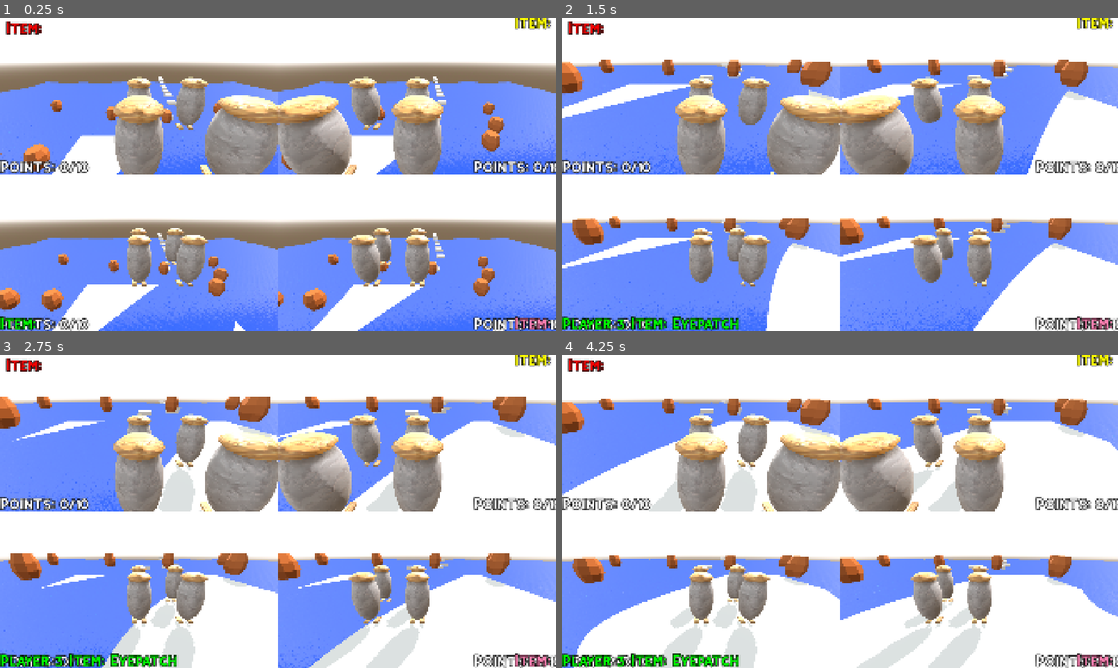
Above: before the commit, frames 1-4 (two rows, left to right).
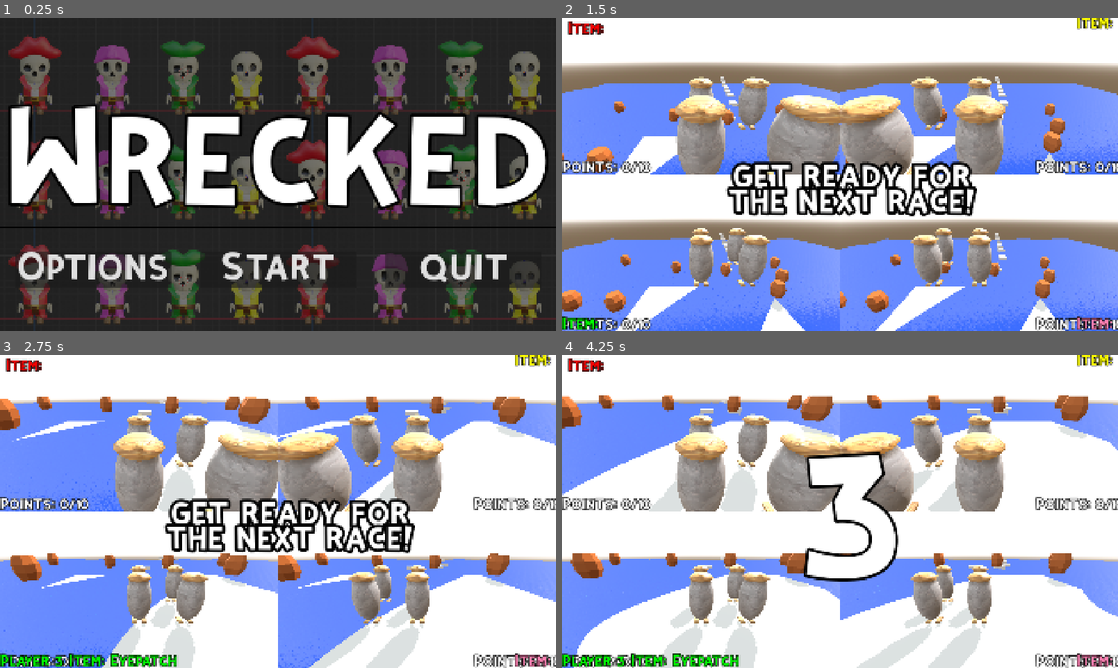
Above: after the commit, the same moments.

Repository: SofiaTilde/wrecked-DH2650-spel-project
Game: Godot game, scene res://MainMenu.tscn
The game is run twice, just before and just after one commit, with the same random seed, the same clock (stepped at 60 frames per second) and the same inputs. Before the commit the project starts from res://node_3d.tscn.
Inputs (mouse positions are in pixels of both pictures, inside the frame that each line leads up to):
- Up to frame 1 (0.25 s): no input
- Up to frame 2 (1.5 s): click (656, 268) at 0.5 s, where only the run after the commit has a clickable "Options"; click (840, 268) at 1.25 s, where only the run after the commit has a clickable "Start"
- Up to frame 3 (2.75 s): move the mouse to (305, 511) at 2.02 s
- Up to frame 4 (4.25 s): move the mouse to (812, 511) at 2.77 s; move the mouse to (851, 505) at 3.52 s

The runs differ from the first frame. In frame 1, 94% of the frame differs, in the area x 0-100%, y 0-100%; in frame 2, 36%; in frame 3, 5.5%; in frame 4, 5.3%.

Commit message:
Simple Main Menu

Diff:
--- a/wrecked/MainMenu.tscn
+++ b/wrecked/MainMenu.tscn
@@ -1,6 +1,15 @@
-[gd_scene load_steps=2 format=3 uid="uid://5iynkps6new0"]
+[gd_scene load_steps=6 format=3 uid="uid://5iynkps6new0"]
 
 [ext_resource type="Script" uid="uid://dywce6dja077o" path="res://main_menu.gd" id="1_i26rj"]
+[ext_resource type="LabelSettings" uid="uid://b32jxxg8k3j45" path="res://custom.tres" id="2_eiy7p"]
+[ext_resource type="FontFile" uid="uid://decj3qo5pg26d" path="res://kirifont/KiriFont.otf" id="3_qoqlk"]
+[ext_resource type="Texture2D" uid="uid://xj8bbvy7gl54" path="res://materials/mainMenu.png" id="4_iwfq2"]
+
+[sub_resource type="StyleBoxTexture" id="StyleBoxTexture_7r1g0"]
+texture = ExtResource("4_iwfq2")
+axis_stretch_horizontal = 2
+axis_stretch_vertical = 2
+modulate_color = Color(0.560955, 0.560955, 0.560955, 1)
 
 [node name="MainMenu" type="Node"]
 script = ExtResource("1_i26rj")
@@ -8,26 +17,77 @@
 [node name="CanvasLayer" type="CanvasLayer" parent="."]
 
 [node name="VBoxContainer" type="VBoxContainer" parent="CanvasLayer"]
-anchors_preset = 8
-anchor_left = 0.5
-anchor_top = 0.5
-anchor_right = 0.5
-anchor_bottom = 0.5
-offset_left = -20.0
-offset_top = -32.5
-offset_right = 20.0
-offset_bottom = 32.5
+custom_minimum_size = Vector2(300, 300)
+anchors_preset = 15
+anchor_right = 1.0
+anchor_bottom = 1.0
 grow_horizontal = 2
 grow_vertical = 2
 
-[node name="GameTitle" type="Label" parent="CanvasLayer/VBoxContainer"]
+[node name="MarginContainer2" type="MarginContainer" parent="CanvasLayer/VBoxContainer"]
 layout_mode = 2
+size_flags_vertical = 3
+theme_override_constants/margin_top = 350
 
-[node name="StartGame" type="Button" parent="CanvasLayer/VBoxContainer"]
+[node name="GameTitle" type="Label" parent="CanvasLayer/VBoxContainer/MarginContainer2"]
 layout_mode = 2
+size_flags_vertical = 6
+text = "Wrecked"
+label_settings = ExtResource("2_eiy7p")
+horizontal_alignment = 1
+vertical_alignment = 1
 
-[node name="Options" type="Button" parent="CanvasLayer/VBoxContainer"]
+[node name="MarginContainer" type="MarginContainer" parent="CanvasLayer/VBoxContainer"]
 layout_mode = 2
+size_flags_vertical = 3
+theme_override_constants/margin_left = 50
+theme_override_constants/margin_top = 100
+theme_override_constants/margin_right = 50
+theme_override_constants/margin_bottom = 150
 
-[node name="Quit" type="Button" parent="CanvasLayer/VBoxContainer"]
+[node name="HBoxContainer" type="HBoxContainer" parent="CanvasLayer/VBoxContainer/MarginContainer"]
 layout_mode = 2
+theme_override_constants/separation = 100
+
+[node name="Options" type="Button" parent="CanvasLayer/VBoxContainer/MarginContainer/HBoxContainer"]
+layout_mode = 2
+size_flags_horizontal = 3
+size_flags_vertical = 3
+theme_override_fonts/font = ExtResource("3_qoqlk")
+theme_override_font_sizes/font_size = 100
+text = "Options"
+
+[node name="StartGame" type="Button" parent="CanvasLayer/VBoxContainer/MarginContainer/HBoxContainer"]
+layout_mode = 2
+size_flags_horizontal = 3
+size_flags_vertical = 3
+theme_override_fonts/font = ExtResource("3_qoqlk")
+theme_override_font_sizes/font_size = 100
+text = "Start"
+
+[node name="Quit" type="Button" parent="CanvasLayer/VBoxContainer/MarginContainer/HBoxContainer"]
+layout_mode = 2
+size_flags_horizontal = 3
+size_flags_vertical = 3
+theme_override_fonts/font = ExtResource("3_qoqlk")
+theme_override_font_sizes/font_size = 100
+text = "quit"
+
+[node name="TextureRect" type="TextureRect" parent="."]
+anchors_preset = 15
+anchor_right = 1.0
+anchor_bottom = 1.0
+grow_horizontal = 2
+grow_vertical = 2
+
+[node name="Panel" type="Panel" parent="."]
+anchors_preset = 15
+anchor_right = 1.0
+anchor_bottom = 1.0
+grow_horizontal = 2
+grow_vertical = 2
+theme_override_styles/panel = SubResource("StyleBoxTexture_7r1g0")
+
+[connection signal="button_down" from="CanvasLayer/VBoxContainer/MarginContainer/HBoxContainer/Options" to="." method="options"]
+[connection signal="button_down" from="CanvasLayer/VBoxContainer/MarginContainer/HBoxContainer/StartGame" to="." method="start_game"]
+[connection signal="button_down" from="CanvasLayer/VBoxContainer/MarginContainer/HBoxContainer/Quit" to="." method="quit_game"]
--- a/wrecked/custom.tres
+++ b/wrecked/custom.tres
@@ -4,6 +4,6 @@
 
 [resource]
 font = ExtResource("1_pwtt3")
-font_size = 400
+font_size = 350
 outline_size = 40
 outline_color = Color(0, 0, 0, 1)
--- a/wrecked/game_manager.gd
+++ b/wrecked/game_manager.gd
@@ -27,6 +27,7 @@
 var state: GameState = GameState.GET_READY #first state
 var countDownLen: int = 5
 var gameSet = false
+var starting = true
 
 # Called when the node enters the scene tree for the first time.
 func _ready() -> void:
@@ -43,6 +44,7 @@
 	player2.player_data= yellow
 	player3.player_data = green
 	player4.player_data = pink
+	#update_label(label2,"GET READY FOR\nTHE NEXT RACE!", Color.WHITE,80)
 
 	get_ready()
 
@@ -50,8 +52,10 @@
 	state = GameState.GET_READY
 	print("GET READY")
 
-	update_label("GET READY FOR\nTHE NEXT RACE!", Color.WHITE,80)
+	update_label(label,"GET READY FOR\nTHE NEXT RACE!", Color.WHITE,80)
 	#label.text="YOLO"
+	if(starting):
+		update_label(label2,"GET READY FOR\nTHE NEXT RACE!", Color.WHITE,80)
 
 	Goal.placement=1
 	for p in players:
@@ -70,9 +74,10 @@
 	print("COUNTIN")
 
 	for i in range(3,0,-1):
-		update_label("%s" % i, Color.WHITE, 500)
+		update_label(label,"%s" % i, Color.WHITE, 500)
+		if(starting):
+			update_label(label2,"%s" % i, Color.WHITE, 500)
 		await get_tree().create_timer(1).timeout
-
 	start_race()
 
 
@@ -84,8 +89,13 @@
 	player2.get_node("PointsLabel").text= " "
 	player3.get_node("PointsLabel").text= " "
 	player4.get_node("PointsLabel").text= " "
-	update_label("WRECKED!!", Color.WHITE, 300)
+	update_label(label,"WRECKED!", Color.WHITE, 300)
+	if(starting):
+			update_label(label2,"WRECKED!", Color.WHITE, 300)
+	starting=false
 	await get_tree().create_timer(1.).timeout
+	starting=false
+	clear_label(label2)
 	clear_label(label)
 
 	print("new race-stage!")
@@ -107,9 +117,9 @@
 func start_count_down():
 	state=GameState.COUNTDOWN
 	print("COUNTDOWN")
-	update_label(" ", Color.RED, 500)
+	update_label(label," ", Color.RED, 500)
 	for i in range(5,0,-1):
-		#update_label("%s" % i, Color.RED*(i/countDownLen), 500)
+		#update_label(label,"%s" % i, Color.RED*(i/countDownLen), 500)
 		label.text="%s" % i
 		#label.label_settings.outline_color=Color.BLUE*(i/countDownLen)
 		await get_tree().create_timer(1).timeout
@@ -124,7 +134,7 @@
 	state=GameState.RACEOVER
 	print("RACE OVER")
 
-	update_label("GAME OVER", Color(1/3, 0, 0), 200)
+	update_label(label,"GAME OVER", Color(1/3, 0, 0), 200)
 	label.label_settings.outline_color = Color(0,0,0)
 	await get_tree().create_timer(3).timeout
 
@@ -136,10 +146,9 @@
 	state=GameState.GAMEOVER
 	print("GAME OVER")
 
-	update_label("Pirate %s" % players[0].player_data.name + " totally ",players[0].player_data.color*0.5+Color(0,0,0,1), 100 ,Vector2(0,-190))
-	label2.text="WRECKED IT!"
-	label2.modulate = players[0].player_data.color
-	label2.position=Vector2(0,80)
+	update_label(label,"Pirate %s" % players[0].player_data.name + " totally ",players[0].player_data.color*0.5+Color(0,0,0,1), 100 ,Vector2(0,-250))
+	update_label(label2,"WRECKED IT!!",players[0].player_data.color, 300 ,Vector2(0,90))
+
 
 	# Reset points
 	Goal.placement=1 #reset placements
@@ -147,13 +156,14 @@
 			p.player_data.points=0
 	gameSet=false
 	await get_tree().create_timer(5).timeout
+	label2.label_settings.outline_color = Color(0,0,0)
 	clear_label(label2)
 
 	get_ready()
 
 # === UTILITY ===
 
-func update_label(text: String, color: Color, size: float=200,offset:  Vector2=Vector2(0,0)):
+func update_label(label : Label,text: String, color: Color, size: float=200,offset:  Vector2=Vector2(0,0)):
 	if label:
 		label.text = text
 		label.modulate = color
--- a/wrecked/main_menu.gd
+++ b/wrecked/main_menu.gd
@@ -1,11 +1,10 @@
-extends Control
+extends Node
 
 func _ready():
-	$CanvasLayer/VBoxContainer/Button.pressed.connect(start_game)
-	$CanvasLayer/VBoxContainer/Button2.pressed.connect(quit_game)
+	pass
 
 func start_game():
-	get_tree().change_scene_to_file("res://level.tscn")  # Or wherever your GameManager scene lives
+	get_tree().change_scene_to_file("res://node_3d.tscn")  # Or wherever your GameManager scene lives
 
 func options():
 	#Options stuff
--- a/wrecked/node_3d.tscn
+++ b/wrecked/node_3d.tscn
@@ -1,7 +1,8 @@
-[gd_scene load_steps=18 format=3 uid="uid://3f7k8dolqfhh"]
+[gd_scene load_steps=20 format=3 uid="uid://3f7k8dolqfhh"]
 
 [ext_resource type="PackedScene" uid="uid://g4tbrr3sfui2" path="res://player.tscn" id="1_a202f"]
 [ext_resource type="Script" uid="uid://b85s3xfg6xv8i" path="res://game_manager.gd" id="1_tereu"]
+[ext_resource type="FontFile" uid="uid://decj3qo5pg26d" path="res://kirifont/KiriFont.otf" id="2_cdqbm"]
 [ext_resource type="LabelSettings" uid="uid://b32jxxg8k3j45" path="res://custom.tres" id="2_tereu"]
 [ext_resource type="Script" uid="uid://d4bj501dyxm1u" path="res://items/barrel_generator.gd" id="4_jka67"]
 [ext_resource type="PackedScene" uid="uid://dnrtklvqut8jx" path="res://items/barrel.tscn" id="5_i5arm"]
@@ -11,6 +12,12 @@
 [ext_resource type="PackedScene" uid="uid://oa4gk1w85htb" path="res://kill_zone.tscn" id="7_wc5p8"]
 [ext_resource type="PackedScene" uid="uid://bxdelsa5s7rp2" path="res://water.tscn" id="8_jsk3o"]
 [ext_resource type="PackedScene" uid="uid://bau54xbcyquty" path="res://goal.tscn" id="9_4arys"]
+
+[sub_resource type="LabelSettings" id="LabelSettings_cdqbm"]
+font = ExtResource("2_cdqbm")
+font_size = 300
+outline_size = 40
+outline_color = Color(0, 0, 0, 1)
 
 [sub_resource type="PlaneMesh" id="PlaneMesh_a0tk4"]
 size = Vector2(20, 20)
@@ -54,7 +61,6 @@
 pivot_offset = Vector2(960, 540)
 size_flags_vertical = 1
 theme_override_font_sizes/font_size = 50
-text = "[Dynamic]"
 label_settings = ExtResource("2_tereu")
 horizontal_alignment = 1
 vertical_alignment = 1
@@ -68,18 +74,19 @@
 anchor_top = 0.5
 anchor_right = 0.5
 anchor_bottom = 0.5
-offset_left = -200.0
-offset_top = -200.0
-offset_right = 200.0
-offset_bottom = 200.0
+offset_left = -1000.0
+offset_top = -600.0
+offset_right = 1000.0
+offset_bottom = 600.0
 grow_horizontal = 2
 grow_vertical = 2
 size_flags_vertical = 1
 text = " "
-label_settings = ExtResource("2_tereu")
+label_settings = SubResource("LabelSettings_cdqbm")
 horizontal_alignment = 1
 vertical_alignment = 1
 autowrap_mode = 2
+metadata/_edit_use_anchors_ = true
 
 [node name="DirectionalLight3D" type="DirectionalLight3D" parent="."]
 transform = Transform3D(-0.810811, -0.466131, 0.353989, -0.0900875, 0.696969, 0.71142, -0.578334, 0.544937, -0.607102, 2.09259, 10.0383, -12.6826)
--- a/wrecked/player_controller.gd
+++ b/wrecked/player_controller.gd
@@ -23,6 +23,7 @@
 @onready var currItem_node = $MarginContainer/CurrItemLabel
 @onready var lastSavePosition : Vector3 = global_transform.origin
 @onready var respawn_manager = $RespawnManager
+@onready var label: Label = get_node("/root/Level/GameManager/CanvasLayer/SharedLabel")
 
 
 @export var player_id = 1 #p1 är default val! Ändra per spelar node i inspector!
@@ -39,6 +40,7 @@
 	ap = $PlaceholderCharacter/AnimationPlayer
 	currItem_node.text = "Item: "
 	currItem_node.modulate = player_data.color
+	#label.text="test22222222"
 
 #call this func when you pick up/use some item
 func update_item_label(item:String)-> void:
--- a/wrecked/project.godot
+++ b/wrecked/project.godot
@@ -11,7 +11,7 @@
 [application]
 
 config/name="Wrecked"
-run/main_scene="uid://3f7k8dolqfhh"
+run/main_scene="uid://5iynkps6new0"
 config/features=PackedStringArray("4.4", "Forward Plus")
 config/icon="res://icon.svg"
 
Binary file added: wrecked/materials/mainMenu.png
Not shown, added: wrecked/materials/mainMenu.png.import
Binary file added: wrecked/meshes/mainMenu.png
Not shown, added: wrecked/meshes/mainMenu.png.import
